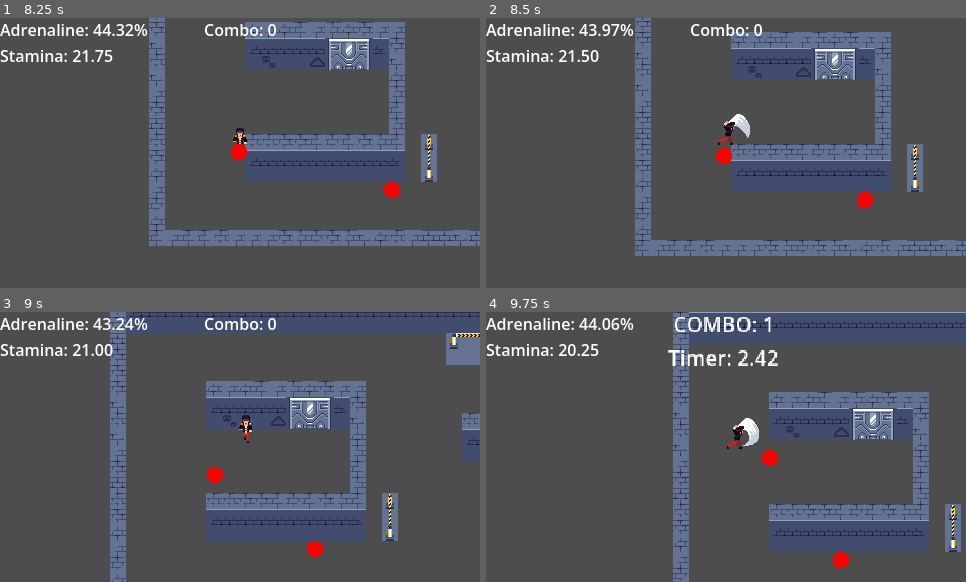
Above: before the commit, frames 1-4 (two rows, left to right).
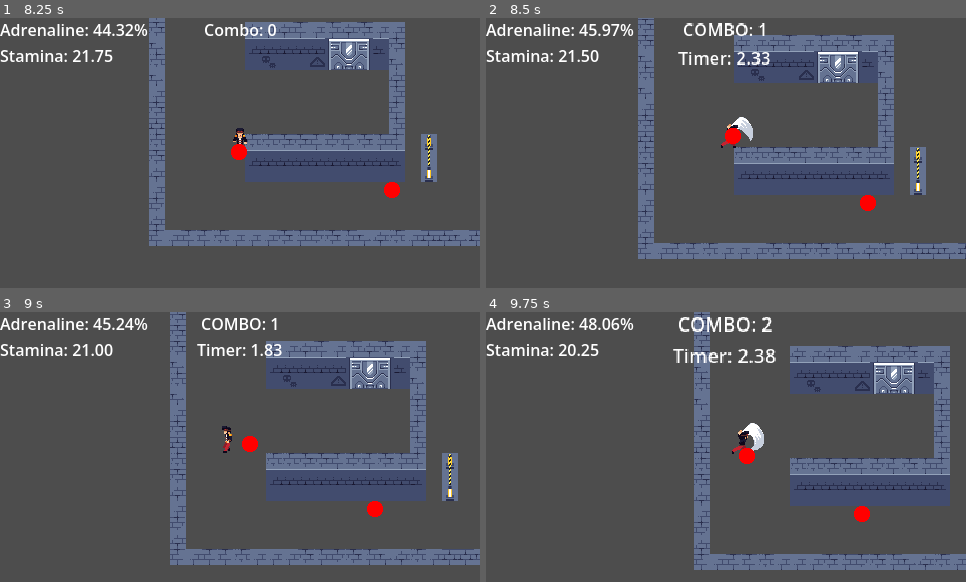
Above: after the commit, the same moments.

Repository: Kapcpa/gmtk-gamejam-2026
Game: Godot game, scene res://scenes/level0.tscn
Two runs of this game, one before a commit and one after it. Both use one fixed random seed, a clock stepped at 60 frames per second and the inputs below.
Inputs (mouse positions are in pixels of both pictures, inside the frame that each line leads up to):
- Up to frame 1 (8.25 s): move the mouse to (345, 139) at 0.52 s; hold D (right) 0.53-1.28 s; click (345, 139) at 0.6 s; move the mouse to (144, 166) at 1.27 s; hold S (down) 1.28-2.03 s; click (144, 166) at 1.35 s; move the mouse to (288, 93) at 2.02 s; hold D (right) 2.03-2.78 s; tap Space (dash) at 2.1, 5.1, 8.1 s; click (288, 93) at 2.3 s; move the mouse to (216, 207) at 2.77 s; hold W (up) 2.78-3.53 s; right-click (216, 207) at 2.85 s; click (216, 207) at 3.05 s; move the mouse to (384, 193) at 3.52 s; hold A (left) 3.53-5.03 s; click (384, 193) at 3.6 s; move the mouse to (96, 112) at 4.27 s; click (96, 112) at 4.35 s; move the mouse to (264, 153) at 5.02 s; hold S (down) 5.03-5.78 s; click (264, 153) at 5.3 s; move the mouse to (168, 85) at 5.77 s; hold D (right) 5.78-6.53 s; right-click (168, 85) at 5.85 s; click (168, 85) at 6.05 s; move the mouse to (345, 139) at 6.52 s; hold W (up) 6.53-7.28 s; click (345, 139) at 6.6 s; move the mouse to (144, 166) at 7.27 s; hold D (right) 7.28-8.03 s; click (144, 166) at 7.35 s; move the mouse to (288, 93) at 8.02 s; hold S (down) from 8.03 s (still down)
- Up to frame 2 (8.5 s): keep holding S (down); click (774, 93) at 8.3 s
- Up to frame 3 (9 s): move the mouse to (216, 501) at 8.77 s; release S (down) at 8.78 s; hold A (left) from 8.78 s (still down); right-click (216, 501) at 8.85 s
- Up to frame 4 (9.75 s): click (702, 501) at 9.05 s; move the mouse to (870, 487) at 9.52 s; release A (left) at 9.53 s; hold W (up) from 9.53 s (still down); click (870, 487) at 9.6 s

Frame 1 is identical in both runs. In frame 2, 13% of the frame differs, in the area x 21-100%, y 0-90%; in frame 3, 42%, in the area x 21-100%, y 0-100%; in frame 4, 42%.

Commit message:
melee hitbox is now area2d

Diff:
--- a/scenes/player.tscn
+++ b/scenes/player.tscn
@@ -3,6 +3,7 @@
 [ext_resource type="Script" uid="uid://nx4t7myvlfx2" path="res://scripts/player.gd" id="1_3vyb7"]
 [ext_resource type="Texture2D" uid="uid://b1qo84b8i8kqa" path="res://sprites/pelvis00.png" id="2_g2els"]
 [ext_resource type="AudioStream" uid="uid://cyy2qm5ays52w" path="res://audio/step_0.wav" id="3_tuyoq"]
+[ext_resource type="Texture2D" uid="uid://by4dbcayo4jmq" path="res://sprites/player.png" id="3_y4r1p"]
 [ext_resource type="AudioStream" uid="uid://dk2cmy0aiatjs" path="res://audio/step_1.wav" id="4_fjrip"]
 [ext_resource type="AudioStream" uid="uid://dav10mnsyilrp" path="res://audio/step_2.wav" id="5_smehm"]
 [ext_resource type="AudioStream" uid="uid://dd1lwje4p7wbg" path="res://audio/step_3.wav" id="6_ur7pv"]
@@ -673,6 +674,9 @@
 "speed": 10.0
 }]
 
+[sub_resource type="CircleShape2D" id="CircleShape2D_gj24f"]
+radius = 15.033297
+
 [sub_resource type="AudioStreamRandomizer" id="AudioStreamRandomizer_87140"]
 streams_count = 4
 stream_0/stream = ExtResource("3_tuyoq")
@@ -700,16 +704,25 @@
 z_index = 2
 position = Vector2(93, -13)
 sprite_frames = SubResource("SpriteFrames_ib0mu")
-animation = &"up_attack_0"
+animation = &"side_attack_2"
+frame = 5
+frame_progress = 0.86720085
 offset = Vector2(-93, 0)
 
-[node name="melee_hitbox" type="RayCast2D" parent="." unique_id=1625755717]
-target_position = Vector2(0, 32)
+[node name="melee_hitbox" type="Area2D" parent="." unique_id=722629095]
+position = Vector2(7, 0)
 collision_mask = 4
-
-[node name="debug_melee" type="Line2D" parent="melee_hitbox" unique_id=1893905697]
+metadata/_edit_group_ = true
+
+[node name="CollisionShape2D" type="CollisionShape2D" parent="melee_hitbox" unique_id=1477110463]
+position = Vector2(3, -11)
+shape = SubResource("CircleShape2D_gj24f")
+
+[node name="debug_melee" type="Sprite2D" parent="melee_hitbox/CollisionShape2D" unique_id=1269187532]
 visible = false
-points = PackedVector2Array(0, 0, 0, 0)
+modulate = Color(0.8626159, 0.30585665, 1.92523e-07, 0.5686275)
+scale = Vector2(1.84, 1.84)
+texture = ExtResource("3_y4r1p")
 
 [node name="throw_hitbox" type="RayCast2D" parent="." unique_id=466974722]
 target_position = Vector2(0, 80)
--- a/scripts/player.gd
+++ b/scripts/player.gd
@@ -2,8 +2,7 @@
 
 class_name PlayerCharacter
 
-@onready var melee_hitbox: RayCast2D = $melee_hitbox
-@onready var debug_melee: Line2D = $melee_hitbox/debug_melee
+@onready var melee_hitbox: Area2D = $melee_hitbox
 
 @onready var throw_hitbox: RayCast2D = $throw_hitbox
 @onready var debug_throw: Line2D = $throw_hitbox/debug_throw
@@ -23,7 +22,7 @@
 }
 
 const SPEED = 200.0
-const MELEE_RANGE = 32.0
+const MELEE_RANGE = 10.0
 const MELEE_SPEED = 300
 const MELEE_FRICTION = 1200
 const MELEE_FORCE = 250
@@ -193,7 +192,7 @@
 	continue_attack = false
 
 	hit_enemies.clear()
-	velocity = melee_hitbox.target_position.normalized() * MELEE_SPEED
+	velocity = to_local(get_global_mouse_position()).normalized() * MELEE_SPEED
 	_change_state(State.ATTACKING)
 
 func _state_attacking(_delta: float) -> void:
@@ -204,12 +203,11 @@
 
 	_animate(velocity.normalized(), "attack_" + str(attack_count))
 
-	if melee_hitbox.is_colliding():
-		var _collider = melee_hitbox.get_collider()
-		if _collider and _collider.is_in_group("enemies") and _collider not in hit_enemies:
-			if _collider.current_state != _collider.State.HIT:
-				var attack_force = melee_hitbox.target_position.normalized() * MELEE_FORCE
-				_collider.take_damage(1.0, attack_force)
+	for enemy in melee_hitbox.get_overlapping_bodies():
+		if enemy not in hit_enemies:
+			if enemy.current_state != enemy.State.HIT:
+				var attack_force = to_local(get_global_mouse_position()).normalized() * MELEE_FORCE
+				enemy.take_damage(1.0, attack_force)
 				GameManager.register_hit()
 
 	if attack_count < 2 and Input.is_action_just_pressed("attack"):
@@ -309,11 +307,8 @@
 func _aim():
 	var direction = to_local(get_global_mouse_position())
 
-	if direction != Vector2.ZERO:
-		melee_hitbox.target_position = direction.normalized() * MELEE_RANGE
-		debug_melee.points = [
-			Vector2.ZERO, melee_hitbox.target_position
-		]
+	if direction:
+		melee_hitbox.position = direction.normalized() * MELEE_RANGE
 
 		throw_hitbox.target_position = direction.normalized() * THROW_RANGE
 		debug_throw.points = [
